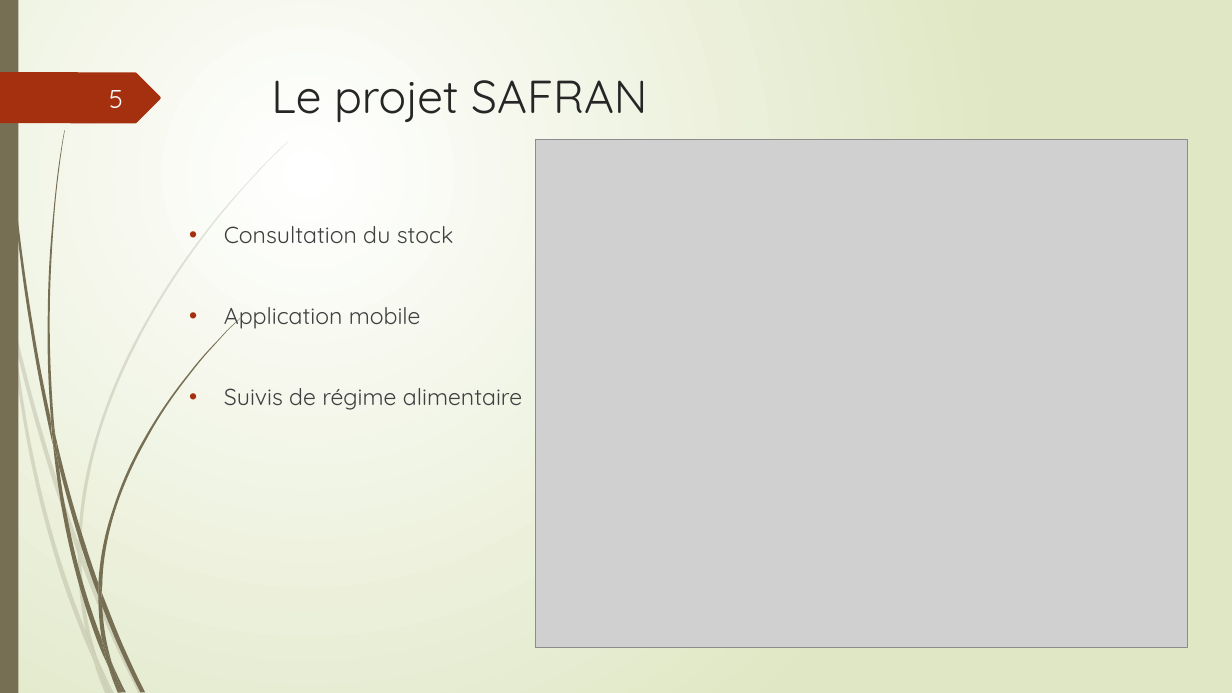
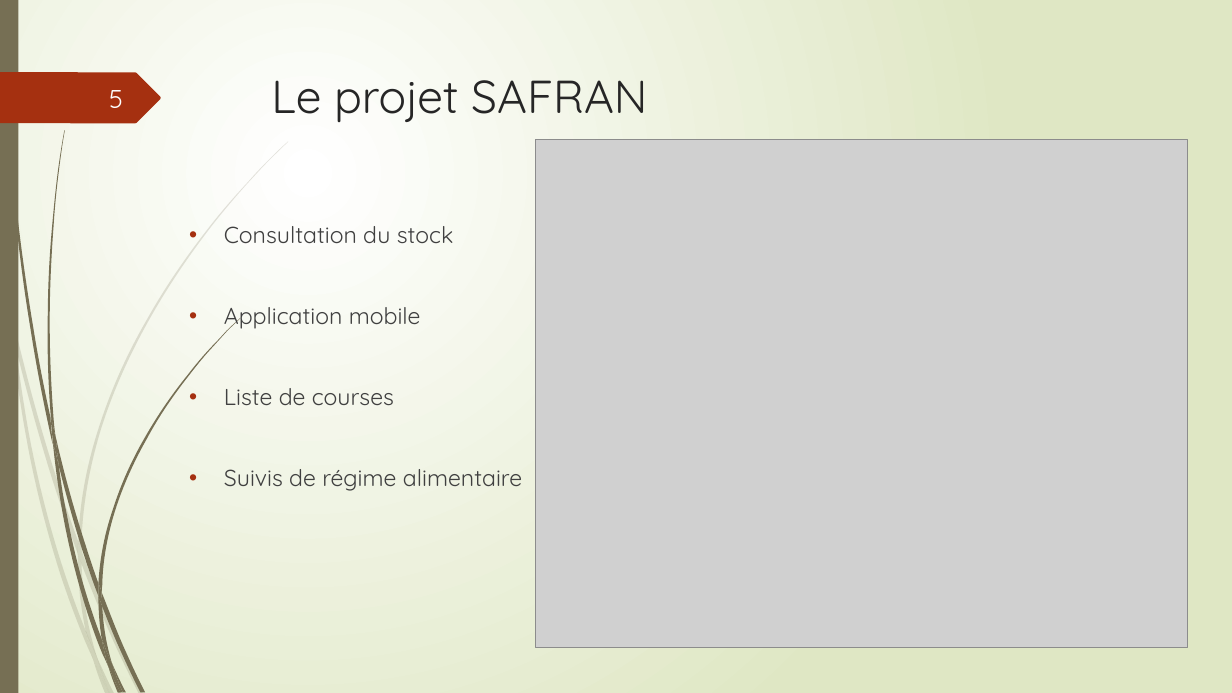
Before and after one commit to Jean-GuillaumePonsard/Safran, a slide deck: slide 5 of PPTprésentation.pptx. Drawn at 1232x693 pixels with LibreOffice and Linux fonts; fonts in the diff are those of the drawing; grey boxes stand for pictures. Boxes give left, top, right and bottom in pixels: in the first picture for what was removed or moved away, otherwise in the second. Text is boxed around its words. In the diff, an @@ line names an element or a change of style, - is before the commit and + after.

Commit message:
PPt

```diff
--- a/PPTprésentation.pptx
+++ b/PPTprésentation.pptx
@@ text at box(224, 388, 394, 405): paragraph added @@
+• Liste de courses
```
Also in this commit, not shown: 1 slide added, 1 slide removed, 1 other file.
